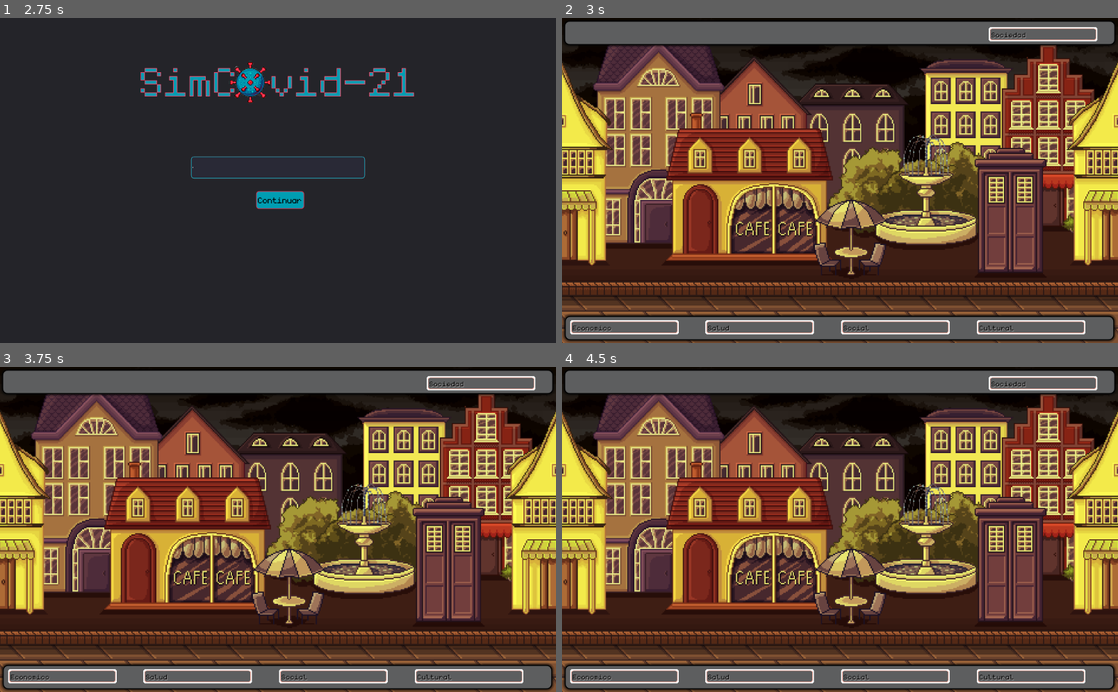
Above: before the commit, frames 1-4 (two rows, left to right).
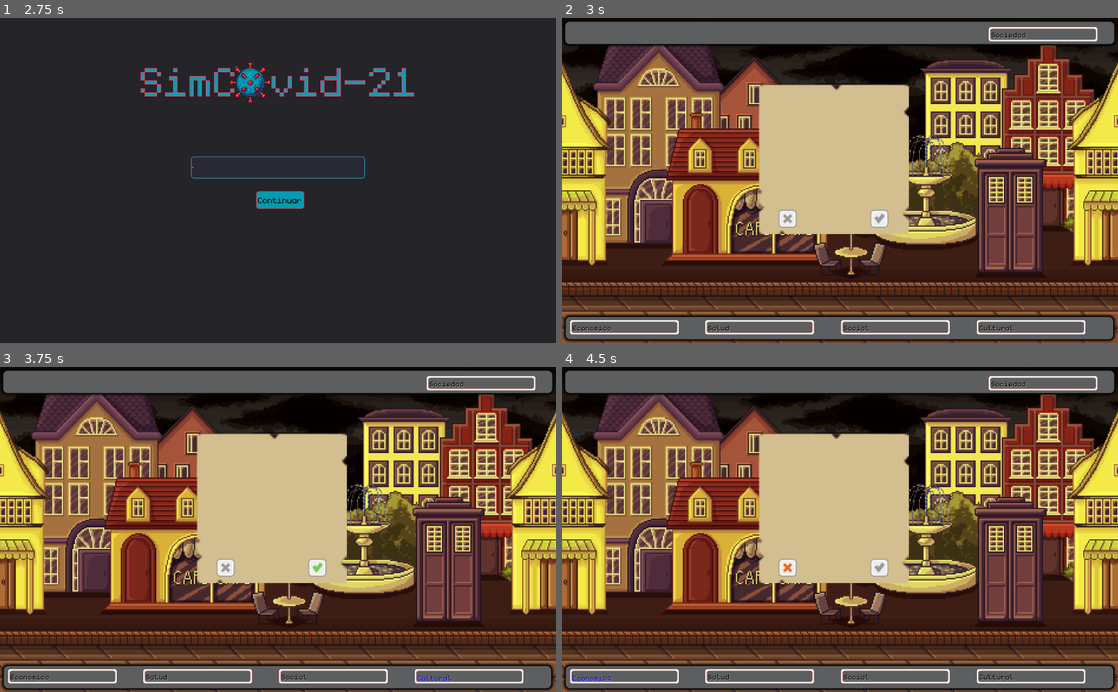
Above: after the commit, the same moments.

Repository: compumundohipermegaredUNQ/SimCovid-21
Game: Godot game, scene res://Main.tscn
Two runs of this game, one before a commit and one after it. Both use one fixed random seed, a clock stepped at 60 frames per second and the inputs below.
Inputs (mouse positions are in pixels of both pictures, inside the frame that each line leads up to):
- Up to frame 1 (2.75 s): click "Comenzar" at 0.5 s; click (278, 167) at 1.27 s; type "12" at 1.35 s; click "Comenzar" at 2 s
- Up to frame 2 (3 s): click "Ayuda" at 2.75 s
- Up to frame 3 (3.75 s): click (316, 568) at 3.52 s
- Up to frame 4 (4.5 s): click (789, 568) at 4.27 s

Frame 1 is identical in both runs. In frame 2, 12% of the frame differs, in the area x 35-63%, y 20-67%; in frame 3, 12%; in frame 4, 12%, in the area x 1-63%, y 20-97%.
Error before the commit: Invalid get index 'Introduccion' (on base: 'Dictionary'). (res://src/Card/CardsHandler.gd:37)

Commit message:
gh-pages changes and Negative option in event

Diff:
--- a/src/Card/CardsDatabase.gd
+++ b/src/Card/CardsDatabase.gd
@@ -1,45 +1,45 @@
 extends Node
 
 onready var card_scene = preload("res://src/Card/CardBase.tscn")
-
+onready var user_name = PedestrianDatabase.get_user_name()
 #Multipliers order Cultural, Economico, Salud, Social
 #[0.0, 0.0, 0.0, 0.0]
 
-const INTRO_DECK = {
-	"Introducción": ["{PedestrianDatabase.user_name} ahora VOS estas a cargo", "\n\n\n Como ya sabes, estas decisione …(228 unchanged characters)…
+var INTRO_DECK = {
+	"Introducción": [ "Ahora VOS estas a cargo" , "\n\n\n Como ya sabes, estas decisione …(228 unchanged characters)…
 	"RoundResume": ["Resumen", "", [0.0, 0.0, 0.0, 0.0]]
 }
 
 const INITIAL_DECK = {
 	"Cultural": ["Cultura", "Wikipedia dice que cultura tiene 164 significados, pero para nosotros va a ser solo 1: Que tanto querés que sepa tu sociedad?", [0.05, 0.01, -0.05, 0.03]],
-	"Económico": ["Económico", "Acá vas a decidir que tanto querés que le cueste a tu sociedad llegar a fin de mes", [0.02, 0.05, -0.2, 0.01]],
+	"Economico": ["Economico", "Acá vas a decidir que tanto querés que le cueste a tu sociedad llegar a fin de mes", [0.02, 0.05, -0.2, 0.01]],
 	"Salud": ["Salud", "Bueno, estamos en una pandemia, si tu prioridad no es la salud una de dos: querés perder o estas tan bien que te podés dar el lujo de que deje de ser un ministerio", [0.02, -0.06, 0.04, 0.03]],
 	"Social": ["Social", "Para que te guíes, si hay que pensar en los extremos de esto solo pensa que un extremo es dictadura y otro comunismo. Dejo a tu criterio cual es el peor y cual el mejor", [0.03, 0.02, -0.05, 0.05]]
 }
 
 # Remaining attempts -> Frase
 const BAD_EVENTS_FRASES = {
-	1: ["Último intento: \n", "Más no te puedo ayudar. \n\n"],
-	2: ["Segundo intento: \n", "La gente te va a bancar solo una vez más eh. \n\n"],
-	3: ["Primer intento: \n", "Hay que levantar esa barra.\n Un error lo tiene cualquiera, no? \n\n"]
+	1: ["Último intento: \n", "\n \n Más no te puedo ayudar. \n\n"],
+	2: ["Segundo intento: \n", "\n \n La gente te va a bancar solo una vez más eh. \n\n"],
+	3: ["Primer intento: \n", "\n \n Hay que levantar esa barra.\n Un error lo tiene cualquiera, no? \n\n"]
 }
 
 const GAME_OVER_CARDS = {
-	"Cultural": ["Cultural", "Lograste tu cometido. Según las últimas encuestas\n a la gente, 2+2 = 5", [0.0, 0.0, 0.0, 0.0]],
-	"Económico": ["Económico", "Y sí, perdiste. Destruiste la economía (chocolate por la noticia) \n En un momento así, solo se puede reír.", [0.0, 0.0, 0.0, 0.0]],
-	"Salud": ["Salud", "Decidiste vacunar a tu perro así que se te desbordaron los hospitales", [0.0, 0.0, 0.0, 0.0]],
-	"Social": ["Social", "Te censuraron tu Twitter, Instagram, Facebook, MySpace y Fotolog", [0.0, 0.0, 0.0, 0.0]]
+	"Cultural": ["Cultural", "\n\n Lograste tu cometido. Según las últimas encuestas\n a la gente, 2+2 = 5", [0.0, 0.0, 0.0, 0.0]],
+	"Economico": ["Economico", "\n\n Y sí, perdiste. Destruiste la economía (chocolate por la noticia) \n En un momento así, solo se puede reír.", [0.0, 0.0, 0.0, 0.0]],
+	"Salud": ["Salud", "\n \n Decidiste vacunar a tu perro así que se te desbordaron los hospitales", [0.0, 0.0, 0.0, 0.0]],
+	"Social": ["Social", "\n \n Te censuraron tu Twitter, Instagram, Facebook, MySpace y Fotolog", [0.0, 0.0, 0.0, 0.0]]
 }
 
 var RANDOM_DECK = {
 
 	"Cultural": [
-		["Cerrar Escuelas", "Los docentes a las aulas... virtuales", [-0.19, 0.0, 0.07, -0.04]],
-		["Prohibir Deportes", "Excepto las canchitas de fulbo 5", [-0.15, 0.0, 0.06, -0.06]],
-		["Prohibir Actividades al Aire Libre", "Adiós runners", [-0.17, 0.0, 0.05, -0.08]],
+		["Cerrar Escuelas", "\n Los docentes a las aulas... virtuales", [-0.19, 0.0, 0.07, -0.04]],
+		["Prohibir Deportes", "\n Excepto las canchitas de fulbo 5", [-0.15, 0.0, 0.06, -0.06]],
+		["Prohibir Actividades al Aire Libre", "\n Adiós runners", [-0.17, 0.0, 0.05, -0.08]],
 	],
 
-	"Económico": [
+	"Economico": [
 		["Planes Sociales", "Al país se lo saca laburando?", [0.0, -0.17, 0.02, 0.06]],
 		["Reducir Impuestos", "Vas a dar una mano al pueblo, estás seguro?", [-0.03, -0.19, -0.04, 0.07]],
 		["Libre Comercio", "Aduana quién te conoce", [0.04, -0.14, 0.1, -0.03]],
@@ -61,7 +61,7 @@
 
 var USED_RANDOM_DECK = {
 	"Cultural": [],
-	"Económico": [],
+	"Economico": [],
 	"Salud": [],
 	"Social": []
 }
@@ -69,35 +69,35 @@
 var GOOD_EVENT_DECK = {
 
 	"Cultural": [
-		["Llegaron los ovnis", "Mentira no llegaron, o si… \n La cuestión es que por unas imágenes medio raras se armó una conspiración y se descontrolo un poco todo", [-20]],
-		["Tenias un obelisco?", "Te apareció un monumento en el medio de la nada. \n Nadie sabe porque está ahí ni como llego, mas paranoia en el medio de la pandemia", [-25]],
-		["Restaurando", "Mandaste a arreglar escultura famosa y no salió muy bien que digamos", [-35]],
+		["Llegaron los ovnis", "\n \n Mentira no llegaron, o si… \n La cuestión es que por unas imágenes medio raras se armó una conspiración y se descontrolo un poco todo", [-20]],
+		["Tenias un obelisco?", "\n \n Te apareció un monumento en el medio de la nada. \n Nadie sabe porque está ahí ni como llego, mas paranoia en el medio de la pandemia", [-25]],
+		["Restaurando", "\n \n Mandaste a arreglar escultura famosa y no salió muy bien que digamos", [-35]],
 	],
 
-	"Económico": [
-		["Al parecer tenían frio", "Veníamos tan bien que un magnate asustado quiso aumentar su riqueza.\n Ahora tenés varios bosques con árboles luminosos", [-20]],
-		["Tik Tok ahora paga?", "Te sacaron una nueva moneda electrónica y miles de influencers empezaron a facturar.\n Los boomers se están enojando", [-25]],
-		["Hijo o robot", "Empresario mundialmente conocido nombra a su ¿hijo? \n Las acciones mundiales se enloquecen ", [-35]],
+	"Economico": [
+		["Al parecer tenían frio", "\n \n Veníamos tan bien que un magnate asustado quiso aumentar su riqueza.\n Ahora tenés varios bosques con árboles luminosos", [-20]],
+		["Tik Tok ahora paga?", "\n \n Te sacaron una nueva moneda electrónica y miles de influencers empezaron a facturar.\n Los boomers se están enojando", [-25]],
+		["Hijo o robot", "\n \n Empresario mundialmente conocido nombra a su ¿hijo? \n Las acciones mundiales se enloquecen ", [-35]],
 	],
 
 	"Salud": [
-		["SUPON QUE…", "”Famosos” se juntan para cantar por los esenciales pero la verdad es que suben las consultas al otorrino", [-20]],
-		["La ley de la selva", "Mantuviste bien a la gente, pero por eso la naturaleza gano poder, ahora tenés una invasión de animales en la ciudad", [-25]],
-		["A las palmas", "Felices por el esfuerzo de todos, la gente empieza a aplaudir todos los días, esto solo genera caos entre vecinos", [-35]],
-		["Balconeando", "Fiestas, conciertos, clases de spinning. \n Los edificios se pueblan de todo tipo de actividades", [-30]]
+		["SUPON QUE…", "\n \n ”Famosos” se juntan para cantar por los esenciales pero la verdad es que suben las consultas al otorrino", [-20]],
+		["La ley de la selva", "\n \n Mantuviste bien a la gente, pero por eso la naturaleza gano poder, ahora tenés una invasión de animales en la ciudad", [-25]],
+		["A las palmas", "\n \n Felices por el esfuerzo de todos, la gente empieza a aplaudir todos los días, esto solo genera caos entre vecinos", [-35]],
+		["Balconeando", "\n \n Fiestas, conciertos, clases de spinning. \n Los edificios se pueblan de todo tipo de actividades", [-30]]
 	],
 
 	"Social": [
-		["Que buena onda la NASA", "Cuantos apocalipsis juntos podés soportar? \n Porque dicen que se puede venir un asteroide", [20]],
-		["Hablemos sin saber", "Un supuesto periodista bardeo a un streamer famoso y ahora hicieron huelga. Miles de pibes embolados no saben qué hacer", [25]],
-		["A los memes", "Salen a la luz algunas declaraciones, los memes las viralizan y se va al carajo la reputación", [35]],
-		["Que en paz…", "Muere deportista ídolo mundial, y su despedida parece haber curado la pandemia, o no…", [30]],
+		["Que buena onda la NASA", "\n \n Cuantos apocalipsis juntos podés soportar? \n Porque dicen que se puede venir un asteroide", [20]],
+		["Hablemos sin saber", "\n \n Un supuesto periodista bardeo a un streamer famoso y ahora hicieron huelga. Miles de pibes embolados no saben qué hacer", [25]],
+		["A los memes", "\n \n Salen a la luz algunas declaraciones, los memes las viralizan y se va al carajo la reputación", [35]],
+		["Que en paz…", "\n \n Muere deportista ídolo mundial, y su despedida parece haber curado la pandemia, o no…", [30]],
 	]
 }
 
 var USED_GOOD_EVENT_DECK = {
 	"Cultural": [],
-	"Económico": [],
+	"Economico": [],
 	"Salud": [],
 	"Social": []
 }
@@ -110,7 +110,7 @@
 		["La pelota no se contagia", "Das rienda suelta a la liga profesional de futbol, por lo menos se distraen un poco", [35]],
 	],
 
-	"Económico": [
+	"Economico": [
 		["Nos vamos a la Internet", "Impulsas la moneda virtual a pesar de que nadie tiene idea como funciona", [20]],
 		["No te dejes influenciar", "Impuestos a los creadores de contenido, porque ante la duda que paguen", [25]],
 		["Si hay que llorar, llora", "Vamos a tener que pedirle más tiempo al FMI porque si no hay que vender alguna provincia", [35]],
@@ -132,7 +132,7 @@
 
 var USED_BAD_EVENT_DECK = {
 	"Cultural": [],
-	"Económico": [],
+	"Economico": [],
 	"Salud": [],
 	"Social": []
 }
--- a/src/Card/CardsHandler.gd
+++ b/src/Card/CardsHandler.gd
@@ -34,10 +34,10 @@
 	initial_deck_empty = false
 	var card
 	if firstRound:
-		card = _get_card_instance_from_info('Introduccion', CardsDatabase.INTRO_DECK['Introduccion'])
+		card = _get_card_instance_from_info('Introducción', CardsDatabase.INTRO_DECK['Introducción'])
 		firstRound = false
 	else:
-		CardsDatabase.INFO_DECK['RoundResume'] = [optionalContent, "", [0.0, 0.0, 0.0, 0.0]]
+		CardsDatabase.INTRO_DECK['RoundResume'] = optionalContent
 		card = _get_card_instance_from_info('RoundResume', CardsDatabase.INTRO_DECK['RoundResume'])
 	return card
 
--- a/src/City/Pedestrians/PedestrianSpriteFrames.tres
+++ b/src/City/Pedestrians/PedestrianSpriteFrames.tres
@@ -42,24 +42,44 @@
 "name": "zombie_female_walk",
 "speed": 5.0
 }, {
-"frames": [ ExtResource( 28 ), ExtResource( 22 ) ],
+"frames": [ ExtResource( 12 ), ExtResource( 7 ) ],
 "loop": true,
-"name": "worker_male_walk",
+"name": "fan_male_walk",
 "speed": 5.0
 }, {
-"frames": [ ExtResource( 5 ), ExtResource( 2 ) ],
+"frames": [ ExtResource( 18 ), ExtResource( 32 ) ],
 "loop": true,
-"name": "female_walk",
-"speed": 3.0
+"name": "homeless_female_walk",
+"speed": 5.0
+}, {
+"frames": [ ExtResource( 30 ), ExtResource( 31 ) ],
+"loop": true,
+"name": "fan_female_walk",
+"speed": 5.0
+}, {
+"frames": [ ExtResource( 8 ), ExtResource( 13 ) ],
+"loop": true,
+"name": "mask_male_walk",
+"speed": 5.0
 }, {
 "frames": [ ExtResource( 3 ), ExtResource( 6 ) ],
 "loop": true,
 "name": "male_walk",
 "speed": 3.0
 }, {
-"frames": [ ExtResource( 8 ), ExtResource( 13 ) ],
+"frames": [ ExtResource( 33 ), ExtResource( 17 ) ],
 "loop": true,
-"name": "mask_male_walk",
+"name": "homeless_male_walk",
+"speed": 5.0
+}, {
+"frames": [ ExtResource( 19 ), ExtResource( 20 ) ],
+"loop": true,
+"name": "scientific_male_walk",
+"speed": 5.0
+}, {
+"frames": [ ExtResource( 28 ), ExtResource( 22 ) ],
+"loop": true,
+"name": "worker_male_walk",
 "speed": 5.0
 }, {
 "frames": [ ExtResource( 27 ), ExtResource( 14 ) ],
@@ -72,9 +92,14 @@
 "name": "zombie_male_walk",
 "speed": 5.0
 }, {
-"frames": [ ExtResource( 11 ), ExtResource( 9 ) ],
+"frames": [ ExtResource( 24 ), ExtResource( 25 ) ],
 "loop": true,
-"name": "neanderthal_female_walk",
+"name": "scientific_female_walk",
+"speed": 5.0
+}, {
+"frames": [ ExtResource( 16 ), ExtResource( 34 ) ],
+"loop": true,
+"name": "smoking_female_walk",
 "speed": 5.0
 }, {
 "frames": [ ExtResource( 21 ), ExtResource( 26 ) ],
@@ -82,30 +107,10 @@
 "name": "neanderthal_male_walk",
 "speed": 5.0
 }, {
-"frames": [ ExtResource( 30 ), ExtResource( 31 ) ],
+"frames": [ ExtResource( 5 ), ExtResource( 2 ) ],
 "loop": true,
-"name": "fan_female_walk",
-"speed": 5.0
-}, {
-"frames": [ ExtResource( 33 ), ExtResource( 17 ) ],
-"loop": true,
-"name": "homeless_male_walk",
-"speed": 5.0
-}, {
-"frames": [ ExtResource( 16 ), ExtResource( 34 ) ],
-"loop": true,
-"name": "smoking_female_walk",
-"speed": 5.0
-}, {
-"frames": [ ExtResource( 12 ), ExtResource( 7 ) ],
-"loop": true,
-"name": "fan_male_walk",
-"speed": 5.0
-}, {
-"frames": [ ExtResource( 24 ), ExtResource( 25 ) ],
-"loop": true,
-"name": "scientific_female_walk",
-"speed": 5.0
+"name": "female_walk",
+"speed": 3.0
 }, {
 "frames": [ ExtResource( 23 ), ExtResource( 29 ) ],
 "loop": true,
@@ -117,13 +122,8 @@
 "name": "mask_female_walk",
 "speed": 5.0
 }, {
-"frames": [ ExtResource( 18 ), ExtResource( 32 ) ],
+"frames": [ ExtResource( 11 ), ExtResource( 9 ) ],
 "loop": true,
-"name": "homeless_female_walk",
-"speed": 5.0
-}, {
-"frames": [ ExtResource( 19 ), ExtResource( 20 ) ],
-"loop": true,
-"name": "scientific_male_walk",
+"name": "neanderthal_female_walk",
 "speed": 5.0
 } ]
--- a/src/DeckOfCards/DeckOfCards.gd
+++ b/src/DeckOfCards/DeckOfCards.gd
@@ -48,7 +48,7 @@
 			multipliers[m] = clamp(multipliers[m], -0.3, 0.3)
 			index += 1
 		print(multipliers)
-	else:
+	elif positive:
 		parent.set_event_effect(card_type, effects)
 
 func add_to_local_deck(card):
